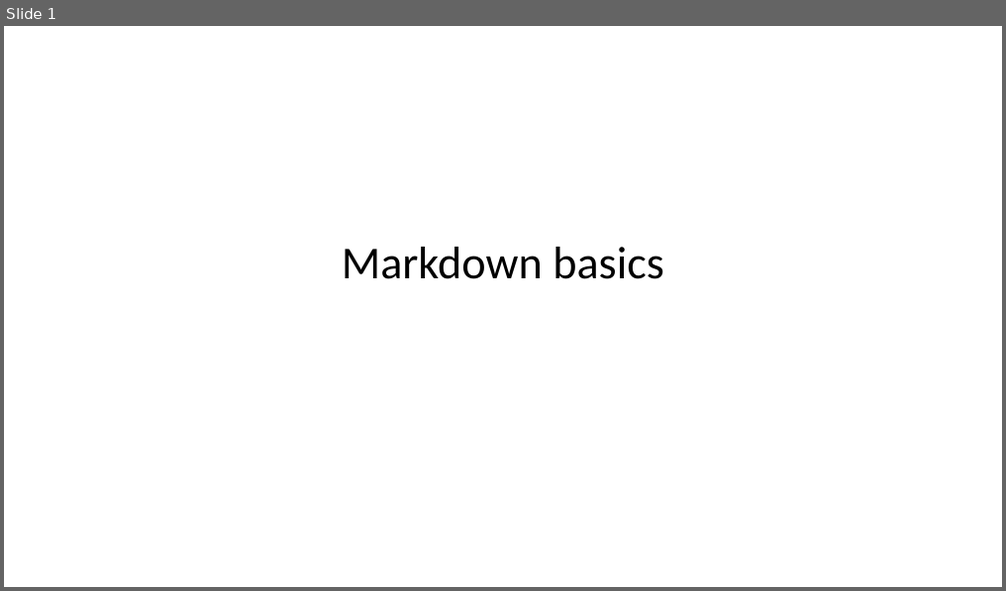
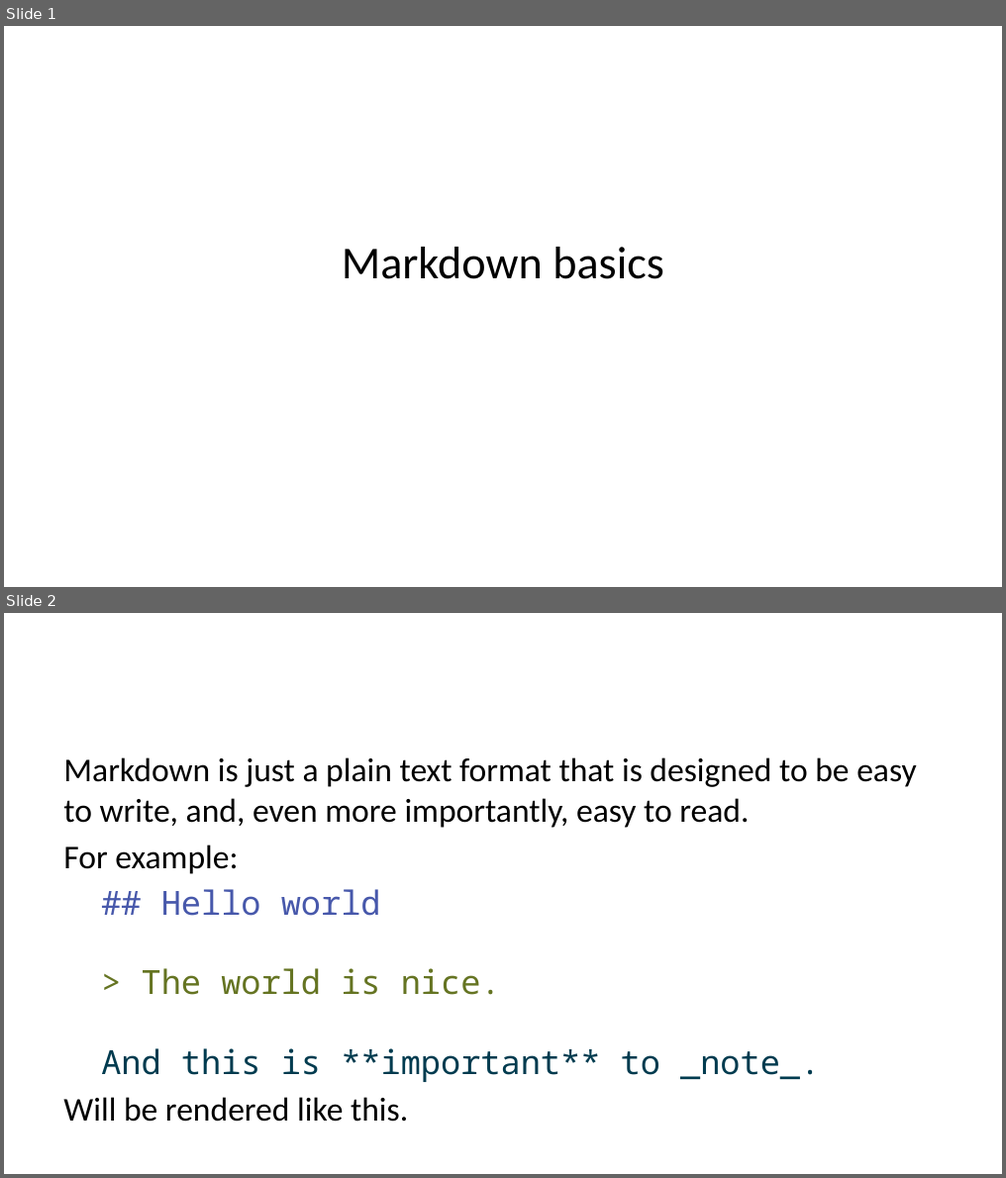
Before and after one commit to smart-edtech/smarties, a slide deck: usage/markdown.pptx. Shown one above the other, each under a label of ours: slide 1 before the commit, slides 1 and 2 after it. The pictures are 1006x591 and 1006x1178 pixels, drawn with LibreOffice and Linux fonts; fonts in the diff are those of the drawing. Boxes give left, top, right and bottom in pixels: in the first picture for what was removed or moved away, otherwise in the second. Text is boxed around its words. In the diff, an @@ line names an element or a change of style, - is before the commit and + after.

```diff
--- a/usage/markdown.pptx
+++ b/usage/markdown.pptx
@@ slide 2 added at box(4, 613, 1002, 1174), background #FFFFFF @@
@@ text added at box(63, 758, 917, 1122), 24 pt, text #000000 @@
+Markdown is just a plain text format that is designed to be easy to write, and, even more importantly, easy to read.
+For example:
+## Hello world
+> The world is nice.
+And this is **important** to _note_.
+Will be rendered like this.
```
Also in this commit, not shown: 1 other slide added, 1 slide removed, 7 other files.
